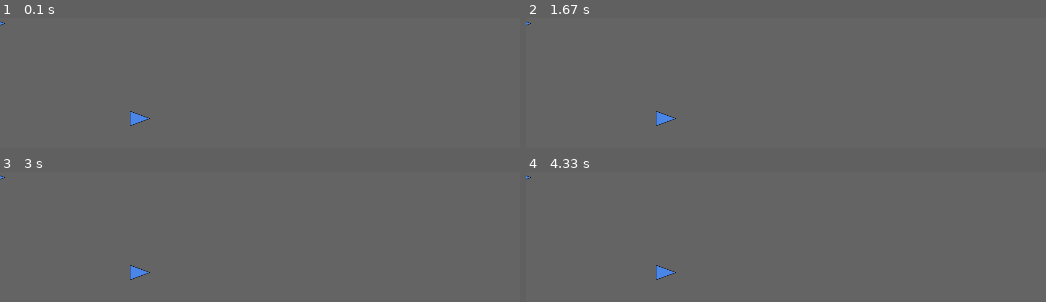
Above: before the commit, frames 1-4 (two rows, left to right).
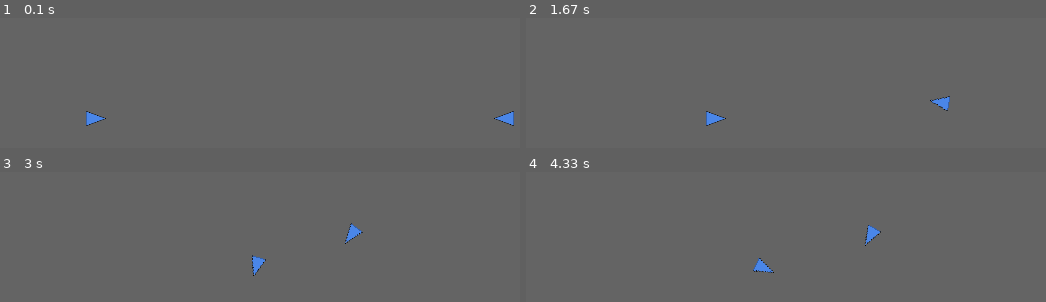
Above: after the commit, the same moments.

Repository: agmui/random_stuff
Game: pygame game, started from birbs/better_birbs/window.py
The game is run twice, just before and just after one commit, with the same random seed, the same clock (stepped at 60 frames per second) and the same inputs.
Inputs:
- Up to frame 1 (0.1 s): no input
- Up to frame 2 (1.67 s): hold Right 0.33-0.8 s; hold Right 0.83-1.3 s; hold Left from 1.33 s (still down)
- Up to frame 3 (3 s): release Left at 1.87 s; hold Left 1.9-2.3 s; hold Right 2.33-2.97 s
- Up to frame 4 (4.33 s): hold Left 3-3.47 s; hold Right 3.5-3.97 s; hold Right from 4 s (still down)

The runs differ from the first frame. In frame 1, 0.7% of the frame differs, in the area x 0-99%, y 3-84%; in frame 2, 0.7%; in frame 3, 0.7%; in frame 4, 0.7%.

Commit message:
working on rotation

Diff:
--- a/Del.py
+++ b/Del.py
@@ -1,3 +1,13 @@
+"""
+tip on rotattion:
+have the return function:
+py.transform.rotate(self.ogi, self.angle - 90)
+not return to the og img
+
+also
+rect/pos must be updated after rotation
+"""
+
 import math
 import os
 import pygame as py
@@ -8,22 +18,18 @@
 display_height = 200
 GD = py.display.set_mode((display_width, display_height))
 crashed = False
-green_alien = r'/Users/Anthony/PycharmProjects/random_stuff/birbs/better_birbs/assets/birb.png'
+#green_alien = r'/Users/Anthony/PycharmProjects/random_stuff/birbs/better_birbs/assets/birb.png'
+green_alien = r'C:\Users\antho\Documents\GitHub\random_stuff\birbs\better_birbs\assets\birb.png'
 
 
 class Player(py.sprite.Sprite):
     def __init__(self):
         py.sprite.Sprite.__init__(self)
         self.angle = 180
-        self.image = py.image.load(green_alien)
+        self.ogi = py.image.load(green_alien)
+        self.image = self.ogi# py.image.load(green_alien)
         self.mask = py.mask.from_surface(self.image)
-        self.pos = [100 - self.image.get_width() / 2, 150 - self.image.get_height() / 2]
-
-    def draw(self):
-        image = py.transform.rotate(self.image, self.angle - 90)
-        # GD.blit(self.scaled_img,
-        #        (self.pos[0] - self.scaled_img.get_width() / 2, self.pos[1] - self.scaled_img.get_height() / 2))
-        GD.blit(image, (100, 100))
+        self.rect = self.image.get_rect(center=(100, 100))
 
     def rotate(self, x):
         self.angle += x
@@ -31,19 +37,24 @@
             self.angle -= 360
         elif self.angle < 0:
             self.angle += 360
+        self.image = py.transform.rotate(self.ogi, self.angle - 90)
+        self.rect = self.image.get_rect(center=self.rect.center)
 
 
-player = Player()
+p1 = Player()
+sprite_group = py.sprite.Group()
+sprite_group.add(p1)
+
 
 while not crashed:
     for event in py.event.get():
         if event.type == py.QUIT:
             crashed = True
 
-    player.rotate(1)
+    p1.rotate(10)
+    # player.angle = 0
     GD.fill((0, 0, 0))
-    player.pos = 100, 100
-    player.draw()
+    sprite_group.draw(GD)
 
     py.display.update()
     clock.tick(60)
--- a/birbs/better_birbs/birb.py
+++ b/birbs/better_birbs/birb.py
@@ -8,7 +8,7 @@
 class birb:
     def __init__(self, pos, angle):
         self.pos = pos
-        self.angle = angle
+        self.angle = math.radians(angle)
         self.speed = 10
         self.nearByBirbsList = []
 
@@ -17,7 +17,7 @@
         self.avoid_filter()
         self.same_direction_filter()
         self.center_dive()
-        #self.move()
+        self.move()
 
     def sight(self):
         for i in poslist:
@@ -26,14 +26,14 @@
             angle = math.degrees(math.atan2(dy, dx))*-1
             if 0 != distance <= 100 and not (-90 + 10 >= angle >= -90 - 10):
                 self.nearByBirbsList.append([distance, angle])
-                #if self.pos == [150, 100]:
-                #    print(angle)
+                if self.pos == [150, 100]:
+                    print(angle)
 
     def avoid_filter(self):
         total = 0
         for i in self.nearByBirbsList:
             distance, angle = i[0], i[1]
-            total -= math.exp(0.1*distance-1) * angle
+            total -= math.exp(0.0001*distance-1) * angle*0.1
         self.angle += total
 
     def same_direction_filter(self):
@@ -65,12 +65,16 @@
     #    b = birb([0, 0], 0)
     #    birb_list.append(b)
     b1 = birb([100, 100], 0)
-    b2 = birb([150, 100], 0)
+    b2 = birb([500, 100], 180)
     birb_list.append(b1)
     birb_list.append(b2)
 
 
-def main(Mouse_x, Mouse_y):
+def main(Mouse_x, Mouse_y, temp):
+    if temp == 1:
+        birb_list[1].angle += math.radians(10)
+    if temp == -1:
+        birb_list[1].angle -= math.radians(10)
     if Mouse_x != -1:
         birb_list[0].pos = (Mouse_x, Mouse_y)
     getAllBirbPos()
--- a/birbs/better_birbs/window.py
+++ b/birbs/better_birbs/window.py
@@ -1,3 +1,4 @@
+import math
 import os
 import time
 
@@ -31,14 +32,13 @@
         self.rect.move_ip(distance)
 
     def rotate(self, birbList):
-        deg = birbList[self.index].getAngle()
-        self.image = pygame.transform.rotate(self.image, deg)
+        deg = -math.degrees(birbList[self.index].getAngle())
+        self.image = pygame.transform.rotate(self.ogImg, deg)
+        self.rect = self.image.get_rect(center=self.rect.center)
+
 
     def getPos(self):
         return self.rect.center
-
-    def draw(self):
-        window.blit(self.image, self.getPos())#(self.getPos()[0]-int(self.image.get_width()/2),self.getPos()[1]- int(self.image.get_height()/2)))
 
 
 def moveAllBirbs(changeInPos):
@@ -67,17 +67,23 @@
 
 clock = pygame.time.Clock()
 done = False
+temp = 0
 while not done:
     for event in pygame.event.get():
         if event.type == pygame.QUIT:
             done = True
+        if event.type == pygame.KEYDOWN:
+            if event.key == pygame.K_LEFT:
+                temp = -1
+            elif event.key == pygame.K_RIGHT:
+                temp = 1
 
-    Mouse_x, Mouse_y = pygame.mouse.get_pos()
+    Mouse_x, Mouse_y = -1,-1#pygame.mouse.get_pos()
 
-    birb.main(Mouse_x, Mouse_y)
+    birb.main(Mouse_x, Mouse_y, temp)
+    temp = 0
     changeInPos = birb.poslist
     moveAllBirbs(changeInPos)
-
 
     # Repaint the screen
     sprite_group.update()  # re-position the game sprites
@@ -86,14 +92,12 @@
     window.fill((100, 100, 100))
 
     sprite_group.draw(window)  # draw the game sprites
-    #for i in sprite_group:
-    #    i.draw()
 
-    if viswals:# somehow order sight to back--------------------------------------------
+    if viswals:  # somehow order sight to back--------------------------------------------
         sight_group.draw(window)
 
     pygame.display.flip()
     clock.tick_busy_loop(60)
-    #time.sleep(0.1)
+    # time.sleep(0.1)
 
 pygame.quit()
